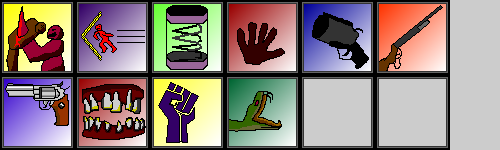
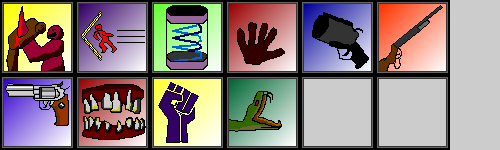
Revision of a layered 500×150 image; what changed, layer by layer:
painted on "color" over [172, 24, 202, 61]
